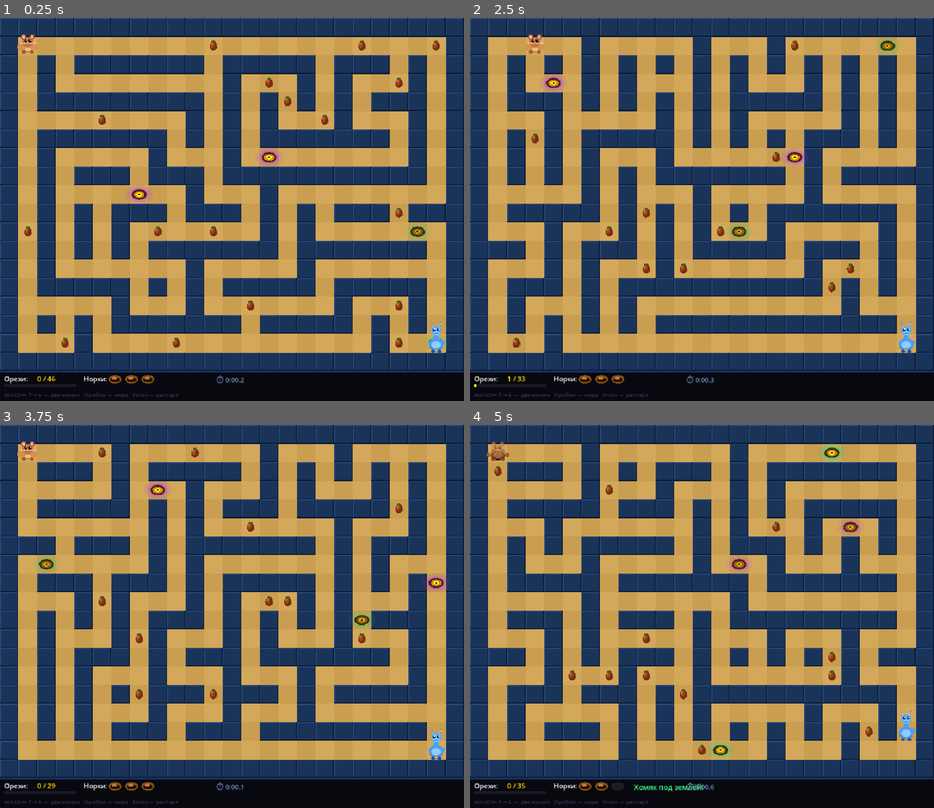
Above: before the commit, frames 1-4 (two rows, left to right).
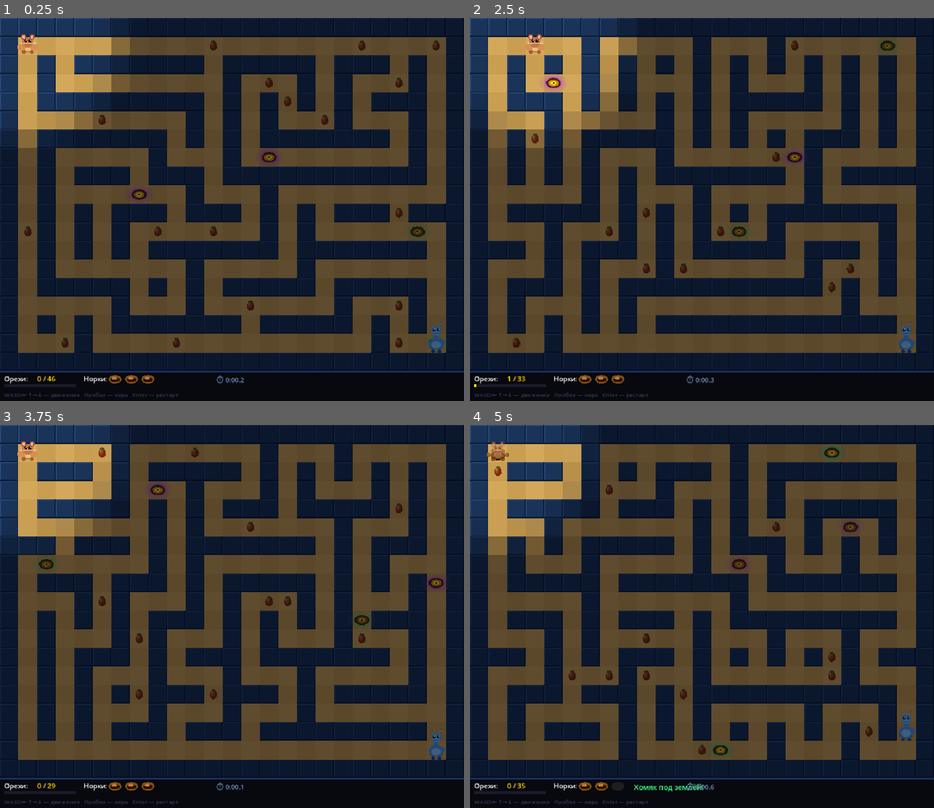
Above: after the commit, the same moments.

Repository: AndriiDiabolus/Diabolus-repository-Godot4-hamster-maze
Game: Godot game, scene res://scenes/Main.tscn
Same seed, same stepped clock (60 frames per second), same inputs: the game is played once before the commit and once after it.
Inputs:
- Up to frame 1 (0.25 s): no input
- Up to frame 2 (2.5 s): tap Enter at 0.5, 0.6, 2.1 s; hold D 0.53-1.28 s; tap Space at 0.77, 1.52 s; hold S 1.28-2.03 s; tap Keypad Enter at 1.35 s; hold D from 2.03 s (still down)
- Up to frame 3 (3.75 s): release D at 2.78 s; hold W 2.78-3.53 s; tap Keypad Enter at 2.85 s; tap Space at 3.02 s; hold A from 3.53 s (still down); tap Enter at 3.6 s
- Up to frame 4 (5 s): keep holding A; tap Space at 3.77, 4.52 s; tap Keypad Enter at 4.35 s

The runs differ from the first frame. In frame 1, 86% of the frame differs, in the area x 0-100%, y 0-93%; in frame 2, 84%; in frame 3, 86%; in frame 4, 86%.

Commit message:
Etap 5: fog of war (туман войны)
Per-cell radial gradient around hamster: innerR=3.8 cells (fully
visible), outerR=5.8 cells (fully dark, alpha=0.55). Port of
drawFog() from hamster_maze.html line 1439.

Co-Authored-By: Claude Sonnet 4.6 <noreply@anthropic.com>

Diff:
--- a/scripts/main.gd
+++ b/scripts/main.gd
@@ -2,6 +2,11 @@
 
 # ── Hamster state ─────────────────────────────────────────────────────
 var _ham := {"x": 1, "y": 1, "burrowed": false, "burrows": 3}
+
+# ── Fog of war ────────────────────────────────────────────────────────
+const FOG_INNER_R: float = 3.8   # cells — fully visible
+const FOG_OUTER_R: float = 5.8   # cells — fully fogged
+const FOG_ALPHA:   float = 0.55  # max fog darkness
 
 # ── Movement timer ────────────────────────────────────────────────────
 const MOVE_INTERVAL: float = 8.0 / 60.0
@@ -328,6 +333,10 @@
 			_llama2.y * C.CELL + C.CELL * 0.5,
 			_llama2.state, true
 		)
+
+	# Fog of war (drawn after all game objects, before HUD)
+	if _state == "play":
+		_draw_fog()
 
 	_draw_hud()
 
@@ -621,6 +630,35 @@
 	draw_string(font, Vector2(cx - 100, cy + 108), "Enter — играть снова", HORIZONTAL_ALIGNMENT_LEFT, -1, 15, Color(1,1,1,0.5))
 
 
+# Port of drawFog() — hamster_maze.html lines 1439-1460
+# Per-cell radial gradient: inside innerR fully visible, outside outerR fully dark.
+func _draw_fog() -> void:
+	var ham_cx: float = _ham.x * C.CELL + C.CELL * 0.5
+	var ham_cy: float = _ham.y * C.CELL + C.CELL * 0.5
+	var inner_px: float = FOG_INNER_R * C.CELL
+	var outer_px: float = FOG_OUTER_R * C.CELL
+	var fog_color := Color(0.0, 0.0, 0.04)   # rgba(0,0,10) ≈ #00000a
+
+	for r in range(C.ROWS):
+		for col in range(C.COLS):
+			var cell_cx: float = col * C.CELL + C.CELL * 0.5
+			var cell_cy: float = r * C.CELL + C.CELL * 0.5
+			var dist: float = sqrt(
+				(cell_cx - ham_cx) * (cell_cx - ham_cx) +
+				(cell_cy - ham_cy) * (cell_cy - ham_cy)
+			)
+			var alpha: float
+			if dist <= inner_px:
+				alpha = 0.0
+			elif dist >= outer_px:
+				alpha = FOG_ALPHA
+			else:
+				alpha = FOG_ALPHA * (dist - inner_px) / (outer_px - inner_px)
+			if alpha > 0.01:
+				draw_rect(Rect2(col * C.CELL, r * C.CELL, C.CELL, C.CELL),
+					Color(fog_color.r, fog_color.g, fog_color.b, alpha))
+
+
 # ── Helpers ───────────────────────────────────────────────────────────
 func _fmt_time(ms: int) -> String:
 	var s := ms / 1000
